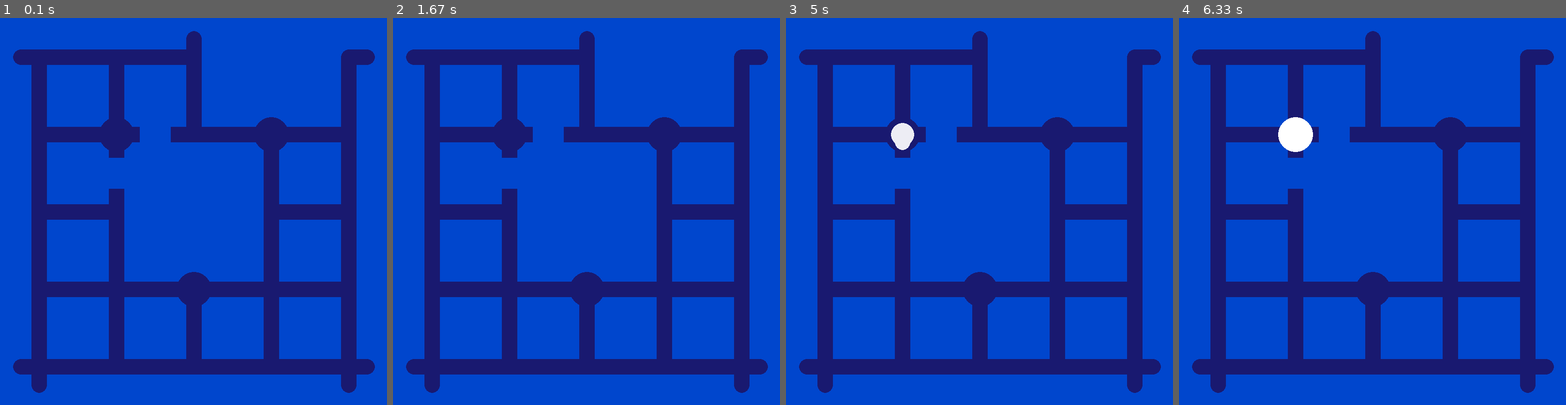
Above: before the commit, frames 1-4 (left to right).
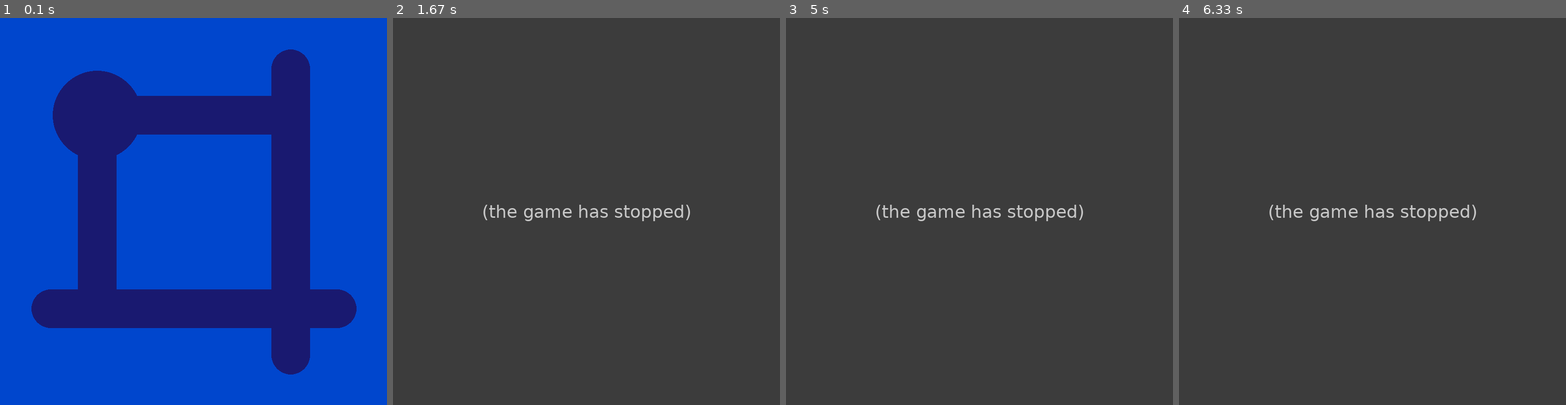
Above: after the commit, the same moments.

Repository: bananaflame/witnessPanel
Game: pygame game, started from main3.py
Two runs of this game, one before a commit and one after it. Both use one fixed random seed, a clock stepped at 60 frames per second and the inputs below.
Inputs (mouse positions are in pixels of both pictures, inside the frame that each line leads up to):
- Up to frame 1 (0.1 s): no input
- Up to frame 2 (1.67 s): press the mouse at (443, 172) at 0.37 s; move the mouse to (482, 238) at 0.47 s; release the mouse at (520, 304) at 0.6 s
- Up to frame 3 (5 s): click (894, 145) at 4.78 s
- Up to frame 4 (6.33 s): press the mouse at (1287, 145) at 5.1 s; move the mouse to (1256, 145) at 5.2 s; move the mouse to (1225, 141) at 5.3 s; release the mouse at (1225, 141) at 5.33 s; press the mouse at (1287, 145) at 5.43 s; move the mouse to (1329, 110) at 5.53 s; move the mouse to (1372, 72) at 5.63 s; release the mouse at (1372, 72) at 5.67 s; press the mouse at (1287, 145) at 5.77 s; move the mouse to (1295, 246) at 5.87 s; move the mouse to (1302, 343) at 5.97 s; release the mouse at (1302, 343) at 6 s; press the mouse at (1287, 145) at 6.1 s; move the mouse to (1360, 137) at 6.2 s; move the mouse to (1434, 126) at 6.3 s

The runs differ from the first frame. In frame 1, 35% of the frame differs, in the area x 3-97%, y 3-97%; in frame 2, 100%, in the area x 0-100%, y 0-100%; in frame 3, 100%; in frame 4, 100%.
Error after the commit: IndexError: list index out of range (main3.py line 223); the game stopped at 0.6 s (later frames are placeholders)

Commit message:
added end point functionality, on to puzzle elements and solution checking!
reorganized some stuff then realized it was hopeless and I'll do better
on the next project now that I have some experience, and did the stuff
in the title through snapToExit() and checkSolution(). Hexagons are up
next.

Diff:
--- a/main3.py
+++ b/main3.py
@@ -19,90 +19,102 @@
 class Trace():
     def __init__(self, maze, startpos):
         #starting circle
-        self.fullradius = int(maze.linewidth*1.15)
-        self.currentradius = self.fullradius//3#start circle starts part of the way filled, as it does in game
-        self.donegrowing = False
         self.width = maze.linewidth
         self.radius = self.width/2
         self.xborder = maze.wspace//2
         self.yborder = maze.hspace//2
         self.mazesize = maze.size
-        self.origbarriers = deepcopy(maze.barriers)
-        self.mazebarriers = deepcopy(maze.barriers)
         self.mazesquaresize = maze.squaresize
         self.gridsquaresize = maze.gridsquaresize
         self.color = maze.tracecolor
-        self.pos = startpos
+
+        self.origbarriers = maze.barriers
+        self.mazebarriers = deepcopy(maze.barriers)#we need the maze barriers and a copy of them, for which we must use deepcopy since it's a nested list
+                                                    #the copy will be used to reset barriers to their original values instead of recalculating them
+        self.pos = [startpos[0],startpos[1]]
         self.startpos = tuple(startpos)
+
         self.path = [((self.pos[0] - self.xborder - self.width/2)/(self.mazesquaresize+self.width),
                             (self.pos[1] - self.yborder - self.width/2)/(self.mazesquaresize+self.width)),] #starting grid position for path
         self.pixelpath = [self.startpos]
         self.isonrow = True
         self.isoncolumn = True
         self.xtravelled = 0
+        self.xsquarestravelled = 0.0
         self.ytravelled = 0
+        self.ysquarestravelled = 0.0
+
+        self.fullradius = int(maze.linewidth*1.15)
+        self.currentradius = self.fullradius//3#start circle starts part of the way filled, as it does in game
+        self.is_alive = True
+        self.is_validated = False
+        self.donegrowing = False
+        self.fade = 0
 
         self.addStartBorders()
 
 
     def update(self):
-        #starting circle expansion
-        if not self.donegrowing:
-            if self.currentradius < self.fullradius:
-                self.currentradius += math.ceil((self.fullradius - self.currentradius)/5)#dictates speed of start circle filling
-            else:
-                self.donegrowing = True
-
-        #trace head movement
-        mousepos = pygame.mouse.get_pos()
-        diffx = mousepos[0] - self.pos[0] #diff between center of line head and mouse, not top left corner
-        diffy = -mousepos[1] + self.pos[1] #reversed bc display y-axis is flipped
-        fractiontomove = 4
-        diffmargin = 2#prevents being in between pixels with cursor from making trace head oscillate 1 pixel
-
-        self.ysquarestravelled = self.ytravelled/self.gridsquaresize
-        self.xsquarestravelled = self.xtravelled/self.gridsquaresize
-
-        if abs(diffy) > abs(diffx):#primary axis is up/down
-
-            if self.xsquarestravelled.is_integer(): #trace is on grid column, can move up/down
-                if diffy > diffmargin:#up
-                    self.tryMove(diffy/fractiontomove, up)
-                elif diffy < -diffmargin:#down
-                    self.tryMove(abs(diffy)/fractiontomove, down)
-            else: #can't move up/down, try left/right
-                if diffx > diffmargin:#right
-                    self.tryMove(diffx/fractiontomove, right)
-                elif diffx < -diffmargin:#left
-                    self.tryMove(abs(diffx)/fractiontomove, left)
-
-                elif abs(diffy) > self.mazesquaresize//4:#if cursor getting far away, check if can snap to intersection
-                    disttoisect = int((self.pos[0] - self.xborder - self.width/2)%(self.mazesquaresize+self.width))
-                    if disttoisect <= self.width:#trace is 1 linewidth right of intersection
-                        self.tryMove(disttoisect, left)
-                    elif disttoisect >= (self.mazesquaresize+self.width) - self.width:#trace is 1 linewidth left of intersection
-                        self.tryMove(self.mazesquaresize + self.width - disttoisect, right)
-
-
-        else:#primary axis is left/right
-
-            if self.ysquarestravelled.is_integer(): #trace is on grid row, can move up/down as long as no border in way
-                if diffx > diffmargin:#right
-                    self.tryMove(diffx/fractiontomove, right)
-                elif diffx < -diffmargin:#left
-                    self.tryMove(abs(diffx)/fractiontomove, left)
-            else: #can't move left/right, try up/down
-                if diffy > diffmargin:#up
-                    self.tryMove(diffy/fractiontomove, up)
-                elif diffy < -diffmargin:#down
-                    self.tryMove(abs(diffy)/fractiontomove, down)
-
-                elif abs(diffx) > self.mazesquaresize//4:#if cursor getting far away, check if can snap to intersection
-                    disttoisect = int((self.pos[1] - self.yborder - self.width/2)%(self.mazesquaresize+self.width))
-                    if disttoisect <= self.width:#trace is 1 linewidth below intersection
-                        self.tryMove(disttoisect,up)
-                    elif disttoisect >= (self.mazesquaresize+self.width) - self.width:#trace is one linewidth above intersection
-                        self.tryMove(self.mazesquaresize+self.width - disttoisect, down)
+        if self.is_alive and not self.is_validated:
+            #starting circle expansion
+            if not self.donegrowing:
+                if self.currentradius < self.fullradius:
+                    self.currentradius += math.ceil((self.fullradius - self.currentradius)/5)#dictates speed of start circle filling
+                else:
+                    self.donegrowing = True
+
+            #trace head movement
+            mousepos = pygame.mouse.get_pos()
+            diffx = mousepos[0] - self.pos[0] #diff between center of line head and mouse, not top left corner
+            diffy = -mousepos[1] + self.pos[1] #reversed bc display y-axis is flipped
+            fractiontomove = 4
+            diffmargin = 2#prevents being in between pixels with cursor from making trace head oscillate 1 pixel
+
+            self.ysquarestravelled = self.ytravelled/self.gridsquaresize
+            self.xsquarestravelled = self.xtravelled/self.gridsquaresize
+
+            if abs(diffy) > abs(diffx):#primary axis is up/down
+
+                if self.xsquarestravelled.is_integer(): #trace is on grid column, can move up/down
+                    if diffy > diffmargin:#up
+                        self.tryMove(diffy/fractiontomove, up)
+                    elif diffy < -diffmargin:#down
+                        self.tryMove(abs(diffy)/fractiontomove, down)
+                else: #can't move up/down, try left/right
+                    if diffx > diffmargin:#right
+                        self.tryMove(diffx/fractiontomove, right)
+                    elif diffx < -diffmargin:#left
+                        self.tryMove(abs(diffx)/fractiontomove, left)
+
+                    elif abs(diffy) > self.mazesquaresize//4:#if cursor getting far away, check if can snap to intersection
+                        disttoisect = int((self.pos[0] - self.xborder - self.width/2)%(self.mazesquaresize+self.width))
+                        if disttoisect <= self.width:#trace is 1 linewidth right of intersection
+                            self.tryMove(disttoisect, left)
+                        elif disttoisect >= (self.mazesquaresize+self.width) - self.width:#trace is 1 linewidth left of intersection
+                            self.tryMove(self.mazesquaresize + self.width - disttoisect, right)
+
+
+            else:#primary axis is left/right
+
+                if self.ysquarestravelled.is_integer(): #trace is on grid row, can move up/down as long as no border in way
+                    if diffx > diffmargin:#right
+                        self.tryMove(diffx/fractiontomove, right)
+                    elif diffx < -diffmargin:#left
+                        self.tryMove(abs(diffx)/fractiontomove, left)
+                else: #can't move left/right, try up/down
+                    if diffy > diffmargin:#up
+                        self.tryMove(diffy/fractiontomove, up)
+                    elif diffy < -diffmargin:#down
+                        self.tryMove(abs(diffy)/fractiontomove, down)
+
+                    elif abs(diffx) > self.mazesquaresize//4:#if cursor getting far away, check if can snap to intersection
+                        disttoisect = int((self.pos[1] - self.yborder - self.width/2)%(self.mazesquaresize+self.width))
+                        if disttoisect <= self.width:#trace is 1 linewidth below intersection
+                            self.tryMove(disttoisect,up)
+                        elif disttoisect >= (self.mazesquaresize+self.width) - self.width:#trace is one linewidth above intersection
+                            self.tryMove(self.mazesquaresize+self.width - disttoisect, down)
+        elif not self.is_alive and self.fade < 256:
+            self.fade += 2
 
 
     def tryMove(self,dist_to_move,direction):
@@ -267,10 +279,11 @@
         self.bgcolor = bgcolor #color of squares and border
         self.gridcolor = gridcolor #color of grid lines
         self.tracecolor = tracecolor #color of trace
+
         self.grid = []
-
         self.tracedisplay = pygame.Surface((display.get_width(),display.get_height()))
         self.tracedisplay.set_colorkey(clear)#makes everything that's that color transparent
+        self.tracedisplay.fill(clear)
 
         for y in range(size[1]):
             self.grid.append([])
@@ -279,6 +292,9 @@
 
         self.generateDimensions(display)
         self.generateNullZonesAndMaze(nullzones,display)
+        self.trace = Trace(self,(0,0))#need a dead trace to start out with
+        self.trace.is_alive = False
+        self.trace.fade = 256
 
     def printMaze(self):
         for i in self.grid:
@@ -452,15 +468,27 @@
                 self.trace = Trace(self,
                                 [self.wspace//2 + self.linewidth//2 + start[0]*self.gridsquaresize,
                                 self.hspace//2 + self.linewidth//2 + start[1]*self.gridsquaresize])
-                self.tracefade = 0
                 return True
 
-    def update(self,is_alive):
-        if is_alive:
-            #update maze flashing symbols when wrong
-            self.trace.update()
-        elif self.tracefade < 256:
-            self.tracefade += 2
+    def snapToExit(self):
+        if self.trace.pos[1] < self.hspace//2 + self.linewidth/4:
+            self.trace.tryMove(100000000,up)#just max it out, it will stop trying to move up once it hits the barrier
+            return True
+        elif self.trace.pos[1] > self.hspace//2 + self.gridsquaresize*self.size[1] + self.linewidth - self.linewidth/4:
+            self.trace.tryMove(100000000,down)
+            return True
+        elif self.trace.pos[0] < self.wspace//2 + self.linewidth/4:
+            self.trace.tryMove(100000000,left)
+            return True
+        elif self.trace.pos[0] > self.wspace//2 + self.gridsquaresize*self.size[0] + self.linewidth - self.linewidth/4:
+            self.trace.tryMove(100000000,right)
+            return True
+
+    def checkSolution(self):
+        return True
+
+    def update(self):
+        self.trace.update()
 
     def drawMaze(self, display):
         display.blit(self.mazeimage,(0,0))
@@ -473,13 +501,12 @@
 				self.hspace//2 + self.linewidth//2 + startpos[1]*self.gridsquaresize + 1),
                                 int(self.linewidth*1.15))
 
-    def drawTrace(self,display,is_alive):
-        if is_alive:
-            self.tracedisplay.fill(clear)
-            self.trace.draw(self.tracedisplay)
+    def drawTrace(self,display):
+        self.tracedisplay.fill(clear)
+        self.trace.draw(self.tracedisplay)
         #all the sections of the trace need to be faded as one image, otherwise
         #we get issues with transparent surfaces overlapping and being more opaque
-        self.tracedisplay.set_alpha(256 - self.tracefade)
+        self.tracedisplay.set_alpha(256 - self.trace.fade)
         display.blit(self.tracedisplay,(0,0))
 
 pygame.init()
@@ -492,13 +519,13 @@
 done = False
 
 display = screen
-size = (4,4)
-nullzones = ((3,0,full),(2,2,full),((1,1),(2,1),1/2),((1,1),(1,2),1/2))#((0,4,full),(0,0,full),(4,0,full),(4,4,full))
+size = (1,1)
+nullzones = ()#((3,0,full),(2,2,full),((1,1),(2,1),1),((1,1),(1,2),1),((0,0),(1,0),1))#((0,4,full),(0,0,full),(4,0,full),(4,4,full))
 symbols = ()
-starts = ((1,1),(2,3),(3,1))
+starts = ((0,0),)#((2,3),(3,1))
 #reminder: when only one tuple in another tuple, needs comma at end to tell python
 #it's a tuple tuple, not just a tuple... lol   i.e. ((1,1),)
-ends = ((0,0,left),(2,0,up),(4,0,right),(4,4,right),(4,4,down),(0,4,down),(0,4,left))
+ends = ((1,0,up),(0,1,left),(1,1,right),(1,1,down))#((2,0,up),(4,0,right),(4,4,right),(4,4,down),(0,4,down),(0,4,left))
 hexagons = ()
 linefrac = 1/4
 endfrac = 3/10
@@ -512,13 +539,16 @@
     pygame.event.clear()#won't need to get events from pygame event queue, chuck'em
     mousestates = pygame.mouse.get_pressed()
     if mousestates[0] != m1prev:
+        mousepos = pygame.mouse.get_pos()
         if m1prev == False:#mouse being pressed
-            mousepos = pygame.mouse.get_pos()
-            if testmaze.tryStart(mousepos):
-                is_alive = True
-                startupdating = True
+            testmaze.tryStart(mousepos)
         else:#mouse being released
-            is_alive = False
+            if testmaze.snapToExit():
+                if testmaze.checkSolution():
+                    testmaze.trace.is_validated = True
+            else:
+                testmaze.trace.is_alive = False
+
         m1prev = mousestates[0]
 
     if mousestates[1]:#close program upon middle mouse
@@ -527,10 +557,9 @@
     screen.fill(testmaze.gridcolor)
     testmaze.drawMaze(screen)
 
-    if startupdating:
-        testmaze.update(is_alive)
-        testmaze.drawTrace(screen, is_alive)
-
+    testmaze.update()
+    testmaze.drawTrace(screen)
     pygame.display.flip()
     clock.tick(60)
+
 pygame.quit()
